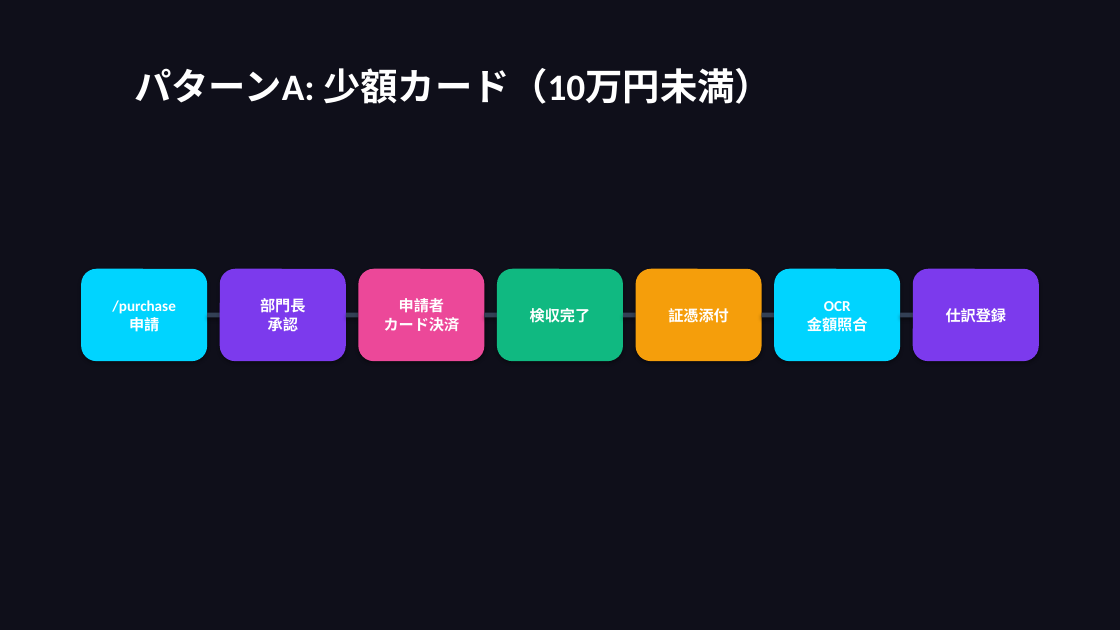
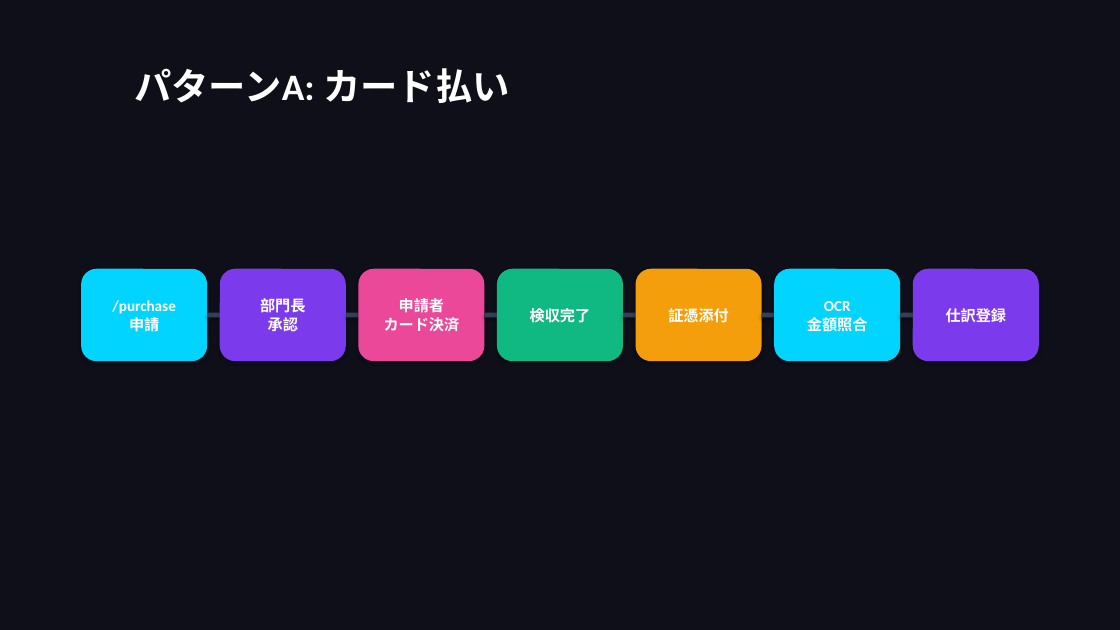
Before and after one commit to takeshiizawa123/next-procurement-poc, a slide deck: slide 6 of docs/operational-guide.pptx. Drawn at 1120x630 pixels with LibreOffice and Linux fonts; fonts in the diff are those of the drawing. Boxes give left, top, right and bottom in pixels: in the first picture for what was removed or moved away, otherwise in the second. Text is boxed around its words. In the diff, an @@ line names an element or a change of style, - is before the commit and + after.

```diff
--- a/docs/operational-guide.pptx
+++ b/docs/operational-guide.pptx
@@ text at (134,68,510,103): text changed @@
-パターンA: 少額カード（10万円未満）
+パターンA: カード払い
```
Also in this commit, not shown: 9 other slides changed, 1 slide removed, 5 other files.
